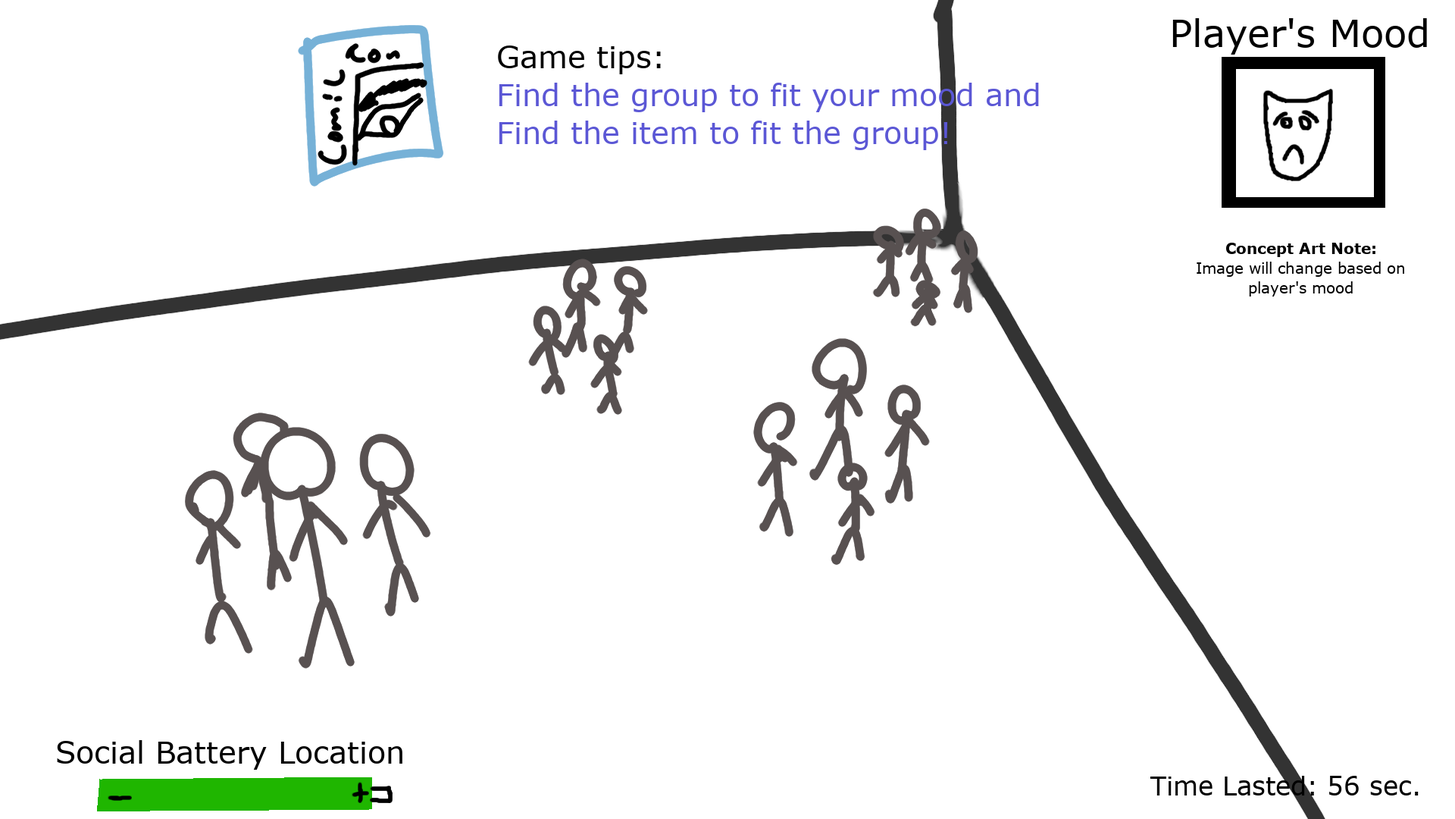
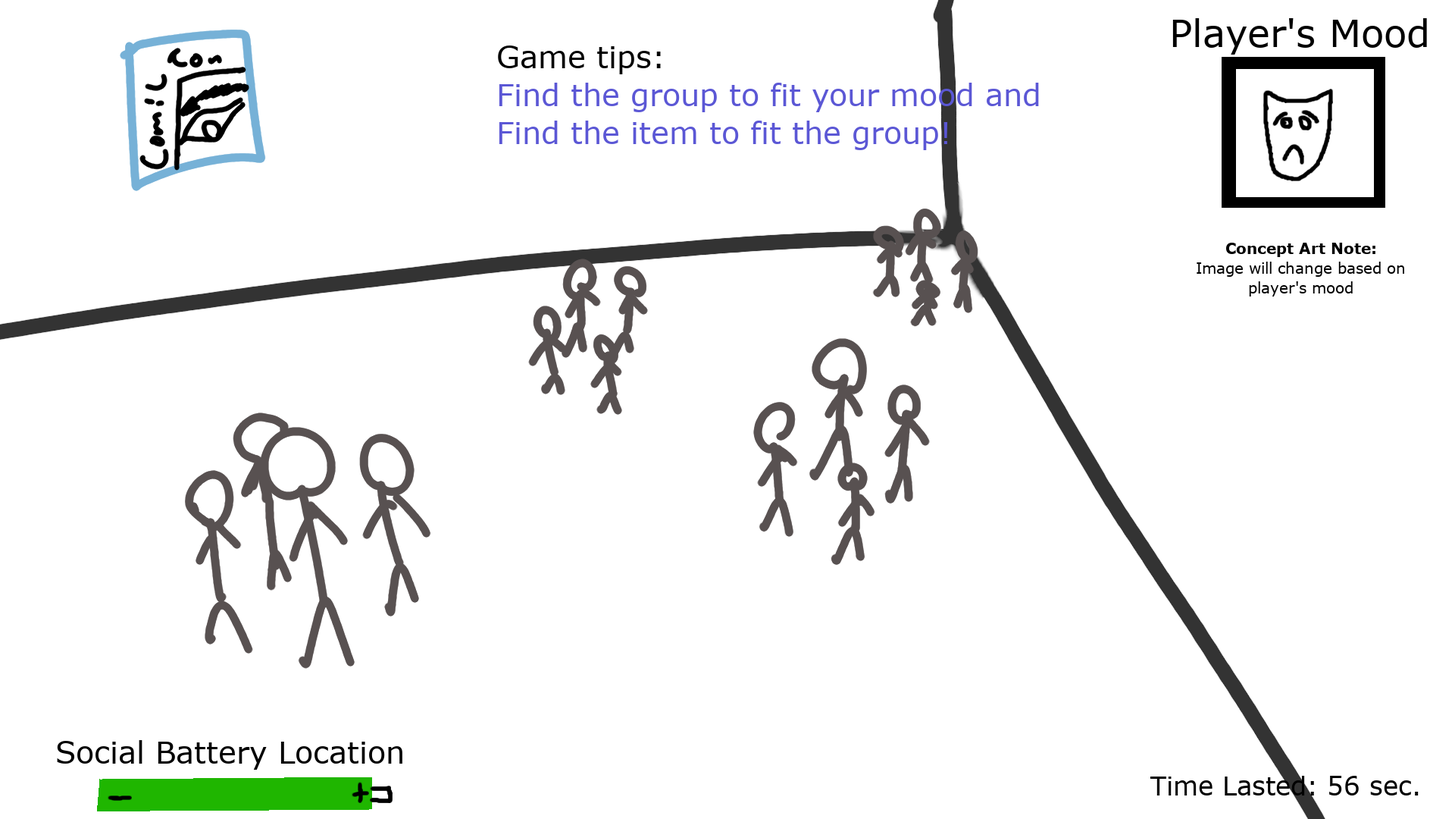
Revision of a layered (1455, 819) image; what changed, layer by layer:
painted on "ComicCon" over [119, 25, 445, 192]
